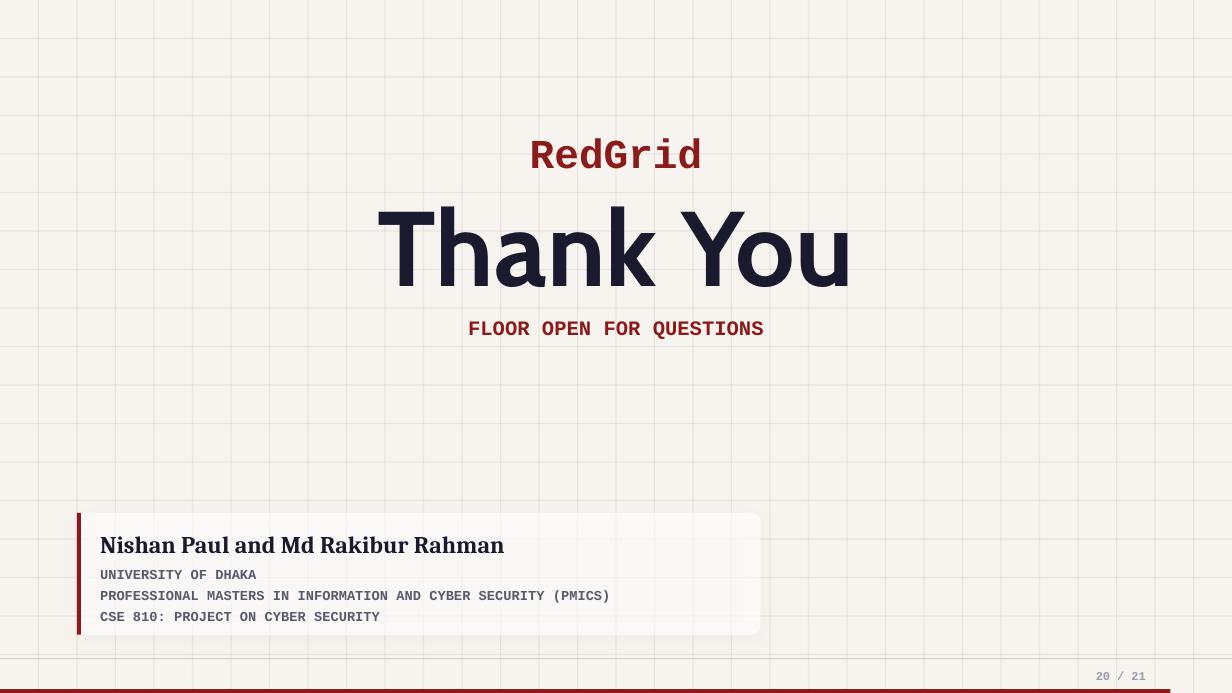
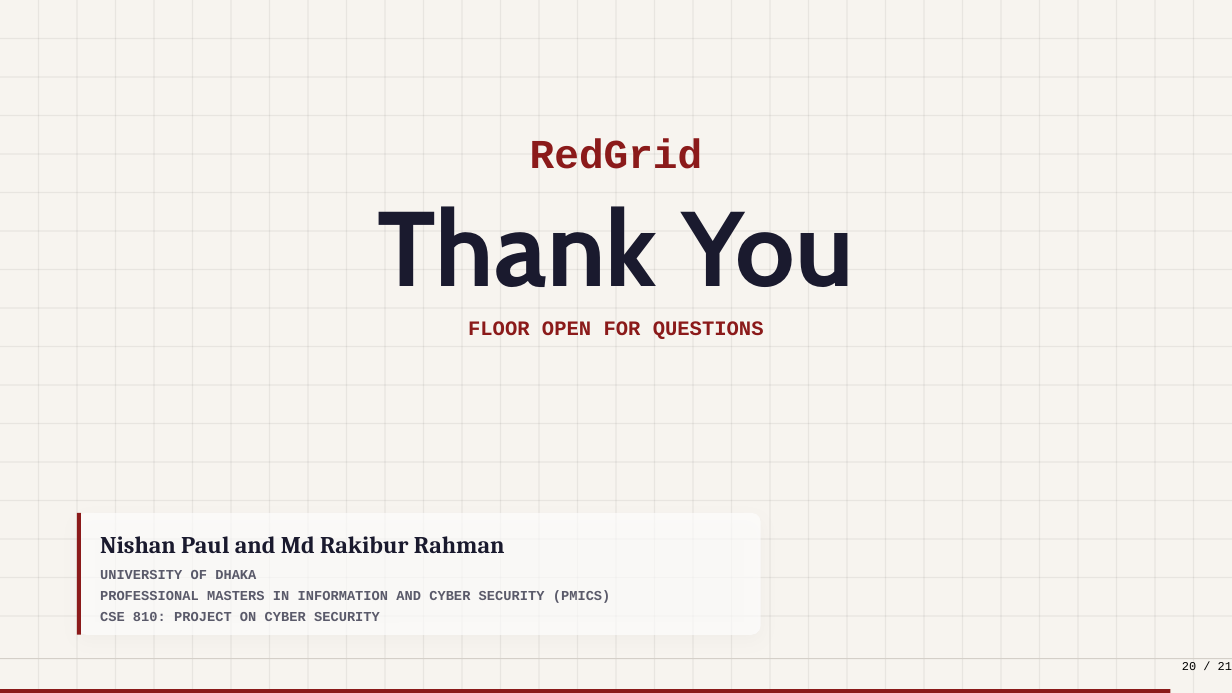
Before and after one commit to nishan-paul-hello/cmatrix-agentic-red-team, a slide deck: slide 20 of docs/presentation/CSE-810-PRESENTATION-INCEPTION.pptx. Drawn at 1232x693 pixels with LibreOffice and Linux fonts; fonts in the diff are those of the drawing. Boxes give left, top, right and bottom in pixels: in the first picture for what was removed or moved away, otherwise in the second. Text is boxed around its words. In the diff, an @@ line names an element or a change of style, - is before the commit and + after.

```diff
--- a/docs/presentation/CSE-810-PRESENTATION-INCEPTION.pptx
+++ b/docs/presentation/CSE-810-PRESENTATION-INCEPTION.pptx
@@ line removed from (0, 654) to (1232, 654) @@
@@ text "20 / 21": place and size @@
-text "20 / 21" at <box>1096,672,1145,680</box>
+text "20 / 21" at <box>1182,662,1232,670</box>
@@ text "20 / 21" at <box>1182,662,1232,670</box>: text colour #9A9AAA to #000000, bold off; vertical alignment middle to top @@
```
Also in this commit, not shown: 19 other slides changed, 1 other file.
